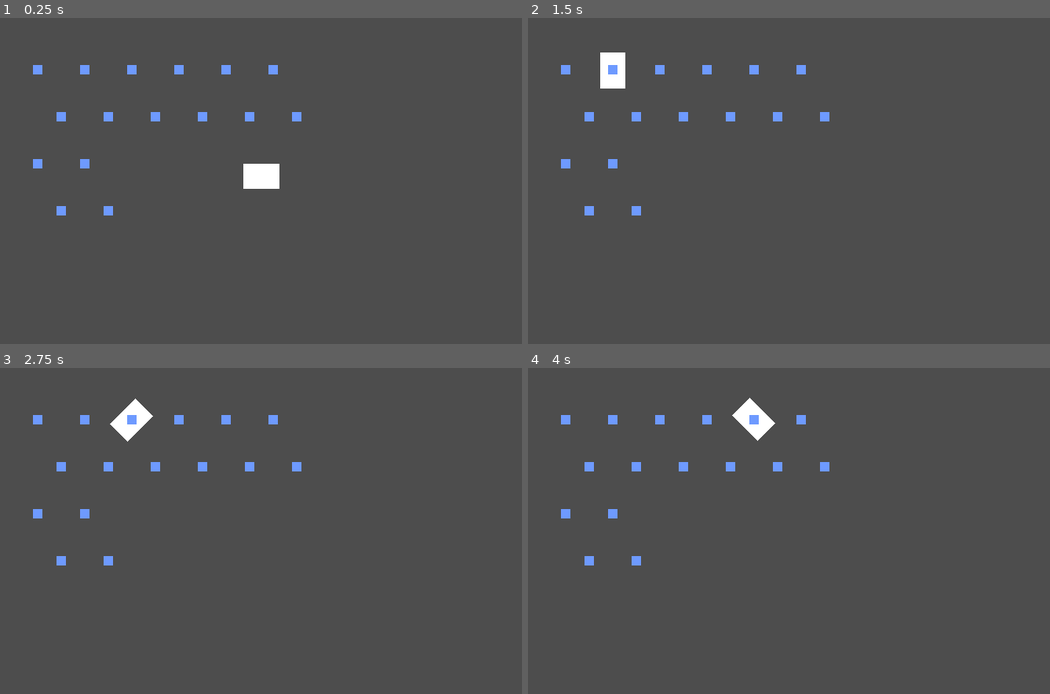
Above: before the commit, frames 1-4 (two rows, left to right).
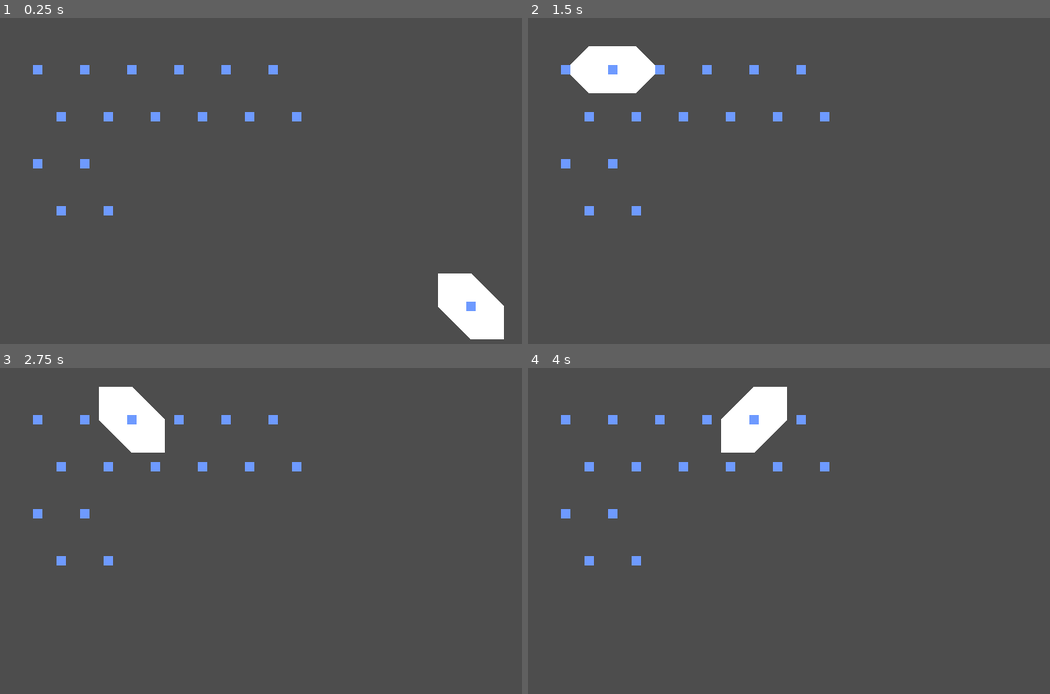
Above: after the commit, the same moments.

Repository: roam1n/forge
Game: Godot game, scene res://Scenes/foundryRoom.tscn
Two runs of this game, one before a commit and one after it. Both use one fixed random seed, a clock stepped at 60 frames per second and the inputs below. The project has no main scene, so this scene is started directly.
Inputs (mouse positions are in pixels of both pictures, inside the frame that each line leads up to):
- Up to frame 1 (0.25 s): no input
- Up to frame 2 (1.5 s): move the mouse to (564, 70) at 0.52 s; right-click (564, 70) at 0.6 s; tap Enter at 1.25 s; move the mouse to (611, 70) at 1.27 s; right-click (611, 70) at 1.35 s
- Up to frame 3 (2.75 s): tap Space at 2 s; move the mouse to (130, 420) at 2.02 s; right-click (130, 420) at 2.1 s
- Up to frame 4 (4 s): tap Enter at 2.75 s; move the mouse to (705, 420) at 2.77 s; right-click (705, 420) at 2.85 s; tap Space at 3.5 s; move the mouse to (752, 420) at 3.52 s; right-click (752, 420) at 3.6 s

The runs differ from the first frame. In frame 1, 2.5% of the frame differs, in the area x 46-97%, y 44-99%; in frame 2, 1.4%; in frame 3, 1.4%; in frame 4, 1.4%.

Commit message:
feat:六个形状

Diff:
--- /dev/null
+++ b/Elements/backpack/chunk.gd
@@ -0,0 +1,28 @@
+extends StaticBody2D
+
+@onready var collision_polygon_2d: CollisionPolygon2D = $CollisionPolygon2D
+@onready var polygon_2d: Polygon2D = $Polygon2D
+@onready var dot: Polygon2D = $Dot
+
+@export var data: Chunk :
+	set(v):
+		data = v
+		_update_polygon(data.polygon)
+
+func _ready() -> void:
+	_update_polygon(data.polygon)
+
+# dot 不会跟随chunk一起旋转
+func _set(property: StringName, value: Variant) -> bool:
+	if property == "rotation_degrees":
+		dot.rotation_degrees = -value
+		rotation_degrees = value
+		return true
+	return false
+
+# 根据当前chunk的数据生成多边形
+func _update_polygon(new_polygon) -> void:
+	if collision_polygon_2d is CollisionPolygon2D:
+		collision_polygon_2d.polygon = new_polygon
+	if polygon_2d is Polygon2D:
+		polygon_2d.polygon = new_polygon
--- a/Elements/backpack/chunk.tscn
+++ b/Elements/backpack/chunk.tscn
@@ -1,13 +1,18 @@
-[gd_scene load_steps=2 format=3 uid="uid://cs0b85gxou0vh"]
+[gd_scene load_steps=3 format=3 uid="uid://cs0b85gxou0vh"]
 
-[sub_resource type="CircleShape2D" id="CircleShape2D_ooe0u"]
-radius = 15.0
+[ext_resource type="Script" path="res://Elements/backpack/chunk.gd" id="1_jgg18"]
+[ext_resource type="Resource" uid="uid://bot3m71hqqqt" path="res://dataTables/chunks/resonance.tres" id="2_curon"]
 
 [node name="Chunk" type="StaticBody2D"]
 position = Vector2(128, 31)
+script = ExtResource("1_jgg18")
+data = ExtResource("2_curon")
 
-[node name="CollisionShape2D" type="CollisionShape2D" parent="."]
-shape = SubResource("CircleShape2D_ooe0u")
+[node name="CollisionPolygon2D" type="CollisionPolygon2D" parent="."]
 
 [node name="Polygon2D" type="Polygon2D" parent="."]
-polygon = PackedVector2Array(-11, -8, 12, -8, 12, 8, -11, 8)
+polygon = PackedVector2Array(-15, -15, 30, -15, 30, 45, 15, 45, 15, 15, -15, 15)
+
+[node name="Dot" type="Polygon2D" parent="."]
+color = Color(0.435294, 0.603922, 1, 1)
+polygon = PackedVector2Array(-3, -3, 3, -3, 3, 3, -3, 3)
--- a/Scenes/foundryRoom.gd
+++ b/Scenes/foundryRoom.gd
@@ -13,7 +13,7 @@
 func _physics_process(_delta: float) -> void:
 	if _is_focusing_chunk or (get_local_mouse_position() - chunk.position).length() >= 25.0:
 		_is_focusing_chunk = true
-		chunk.position = get_local_mouse_position()
+		chunk.rotation_degrees = _rotate_chunk(chunk.rotation_degrees)
 
 	if Input.is_action_just_pressed("mouse_right"):
 		chunk.rotation_degrees = _rotate_chunk(chunk.rotation_degrees)
--- a/Scenes/foundryRoom.tscn
+++ b/Scenes/foundryRoom.tscn
@@ -1,8 +1,9 @@
-[gd_scene load_steps=4 format=3 uid="uid://buxb7ioborqqj"]
+[gd_scene load_steps=5 format=3 uid="uid://buxb7ioborqqj"]
 
 [ext_resource type="Script" path="res://Scenes/foundryRoom.gd" id="1_q1cvm"]
 [ext_resource type="PackedScene" uid="uid://cs0b85gxou0vh" path="res://Elements/backpack/chunk.tscn" id="2_nsnny"]
 [ext_resource type="PackedScene" uid="uid://b2im3a2kfprgu" path="res://Elements/dotMatrix/dot_matrix.tscn" id="2_ot4po"]
+[ext_resource type="Resource" uid="uid://cmr62hpr1bk26" path="res://dataTables/chunks/life.tres" id="3_sq5br"]
 
 [node name="FoundryRoom" type="Node2D"]
 position = Vector2(50, 40)
@@ -11,6 +12,7 @@
 [node name="Chunk" parent="." instance=ExtResource("2_nsnny")]
 position = Vector2(276, 151)
 input_pickable = true
+data = ExtResource("3_sq5br")
 
 [node name="DotMatrix" parent="." instance=ExtResource("2_ot4po")]
 
--- /dev/null
+++ b/dataTables/chunks/blaze.tres
@@ -0,0 +1,8 @@
+[gd_resource type="Resource" script_class="Chunk" load_steps=2 format=3 uid="uid://bkhjvh5u88h1s"]
+
+[ext_resource type="Script" path="res://scripts/Chunk.gd" id="1_awf4w"]
+
+[resource]
+script = ExtResource("1_awf4w")
+polygon = PackedVector2Array(-15, -15, 0, -30, 15, -15, 15, 15, -15, 15)
+name = "烈焰"
--- /dev/null
+++ b/dataTables/chunks/life.tres
@@ -0,0 +1,8 @@
+[gd_resource type="Resource" script_class="Chunk" load_steps=2 format=3 uid="uid://cmr62hpr1bk26"]
+
+[ext_resource type="Script" path="res://scripts/Chunk.gd" id="1_ienpv"]
+
+[resource]
+script = ExtResource("1_ienpv")
+polygon = PackedVector2Array(-15, -15, 0, -30, 15, -15, 15, 15, 0, 30, -15, 15)
+name = "生命"
--- /dev/null
+++ b/dataTables/chunks/resonance.tres
@@ -0,0 +1,8 @@
+[gd_resource type="Resource" script_class="Chunk" load_steps=2 format=3 uid="uid://bot3m71hqqqt"]
+
+[ext_resource type="Script" path="res://scripts/Chunk.gd" id="1_1m2x8"]
+
+[resource]
+script = ExtResource("1_1m2x8")
+polygon = PackedVector2Array(-15, 15, 15, 15, 15, -15, 0, -15, 0, -45, -15, -30)
+name = "共鸣"
--- /dev/null
+++ b/dataTables/chunks/starlight.tres
@@ -0,0 +1,8 @@
+[gd_resource type="Resource" script_class="Chunk" load_steps=2 format=3 uid="uid://d0nrip1wymjnb"]
+
+[ext_resource type="Script" path="res://scripts/Chunk.gd" id="1_5bdfp"]
+
+[resource]
+script = ExtResource("1_5bdfp")
+polygon = PackedVector2Array(0, -15, 15, 0, 0, 15, -15, 0)
+name = "星辉"
--- /dev/null
+++ b/dataTables/chunks/storm.tres
@@ -0,0 +1,8 @@
+[gd_resource type="Resource" script_class="Chunk" load_steps=2 format=3 uid="uid://5hhpa6oqc3cc"]
+
+[ext_resource type="Script" path="res://scripts/Chunk.gd" id="1_dptxy"]
+
+[resource]
+script = ExtResource("1_dptxy")
+polygon = PackedVector2Array(-15, 15, 15, 15, 15, -15, 45, -15, 60, -30, 0, -30, -15, -15)
+name = "风暴"
--- /dev/null
+++ b/dataTables/chunks/tidal.tres
@@ -0,0 +1,8 @@
+[gd_resource type="Resource" script_class="Chunk" load_steps=2 format=3 uid="uid://dgg1m1rgwiv1r"]
+
+[ext_resource type="Script" path="res://scripts/Chunk.gd" id="1_a62ai"]
+
+[resource]
+script = ExtResource("1_a62ai")
+polygon = PackedVector2Array(-15, -15, 15, -15, 15, 0, 30, 15, 15, 15, 15, 30, 0, 15, -15, 15)
+name = "潮汐"
--- /dev/null
+++ b/scripts/Chunk.gd
@@ -0,0 +1,5 @@
+class_name Chunk
+extends Resource
+
+@export var polygon: PackedVector2Array = PackedVector2Array()
+@export var name: String
